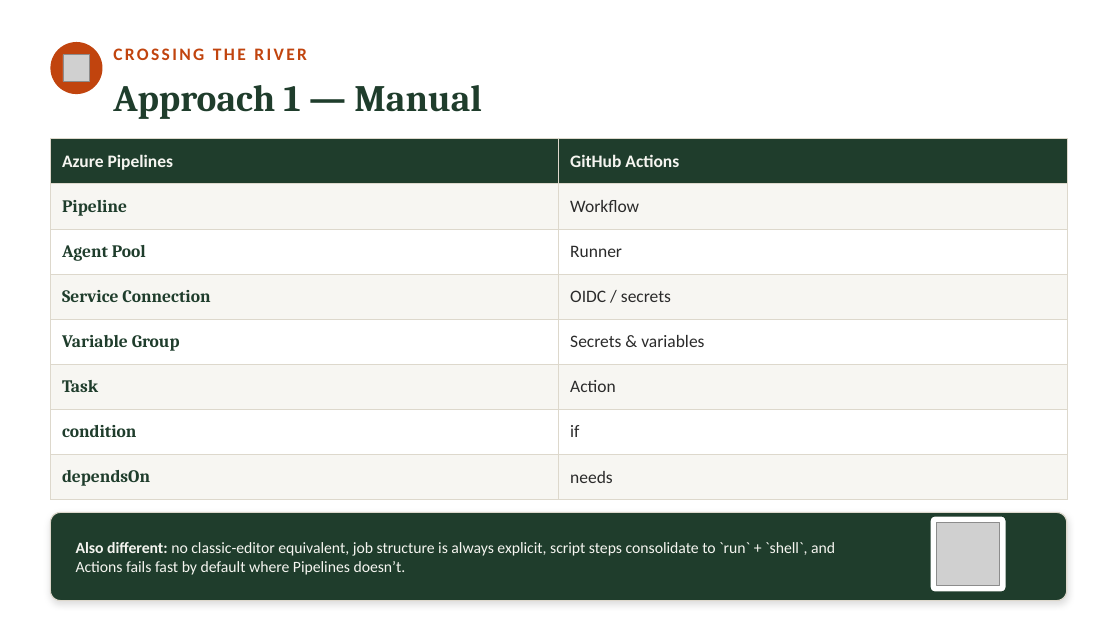
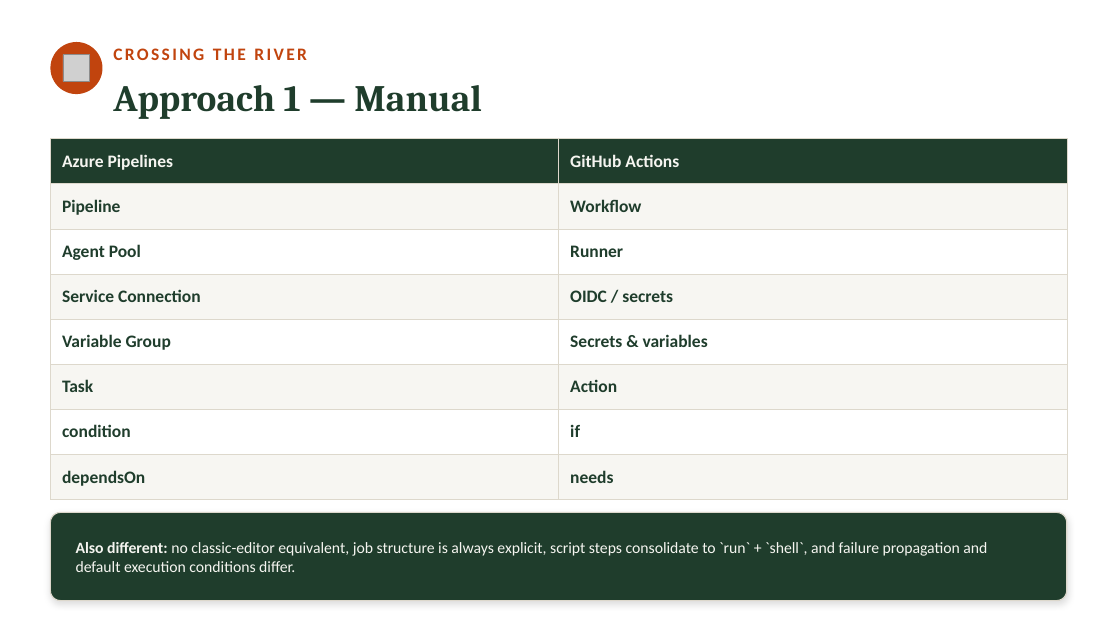
Before and after one commit to neumann1990/Azure_DevOps_To_GitHub, a slide deck: slide 22 of Claude outputs/azure-devops-to-github-the-great-migration-FULL-DECK.pptx (slide 23 before the commit). Drawn at 1120x630 pixels with LibreOffice and Linux fonts; fonts in the diff are those of the drawing; grey boxes stand for pictures. Boxes give left, top, right and bottom in pixels: in the first picture for what was removed or moved away, otherwise in the second. Text is boxed around its words. In the diff, an @@ line names an element or a change of style, - is before the commit and + after.

```diff
--- a/Claude outputs/azure-devops-to-github-the-great-migration-FULL-DECK.pptx
+++ b/Claude outputs/azure-devops-to-github-the-great-migration-FULL-DECK.pptx
@@ table at box(50, 139, 1067, 500) @@
@@ font Cambria to Calibri in "Pipeline", "Agent Pool", "Service Connection", "Variable Group" and 3 more places @@
@@ text colour #2B2B2B to #1F3D2C, bold on in "Workflow", "Runner", "OIDC / secrets", "Secrets & variables" and 3 more places @@
@@ rounded rectangle removed at box(930, 516, 1007, 592) @@
@@ picture removed at box(937, 523, 1000, 586) @@
@@ text at box(76, 542, 987, 572): text changed @@
-Also different: no classic-editor equivalent, job structure is always explicit, script steps consolidate to `run` + `shell`, and Actions fails fast by default where Pipelines doesn’t.
+Also different: no classic-editor equivalent, job structure is always explicit, script steps consolidate to `run` + `shell`, and failure propagation and default execution conditions differ.
```
Also in this commit, not shown: 16 other slides changed, 3 slides added, 4 slides removed.
